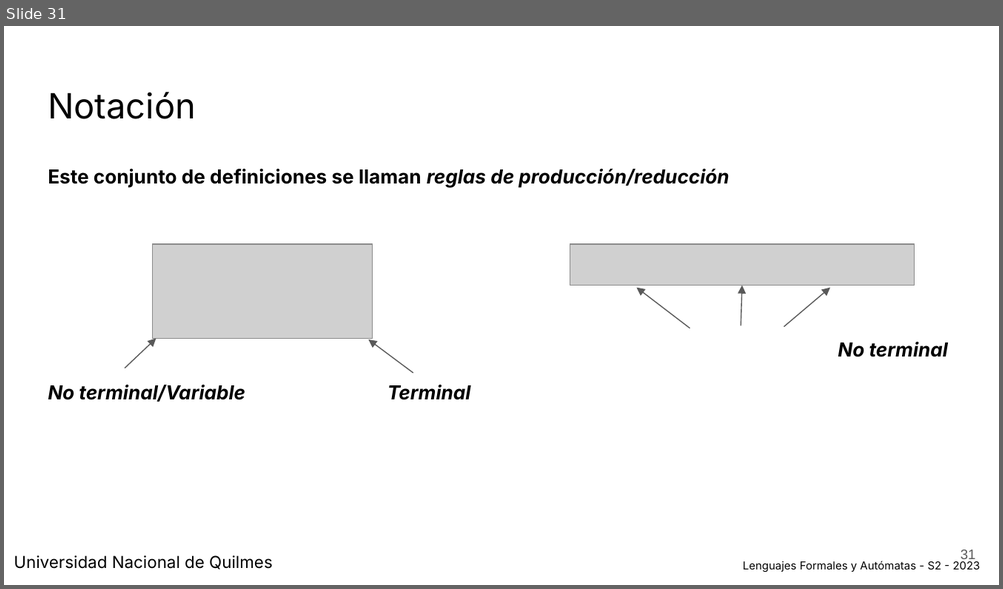
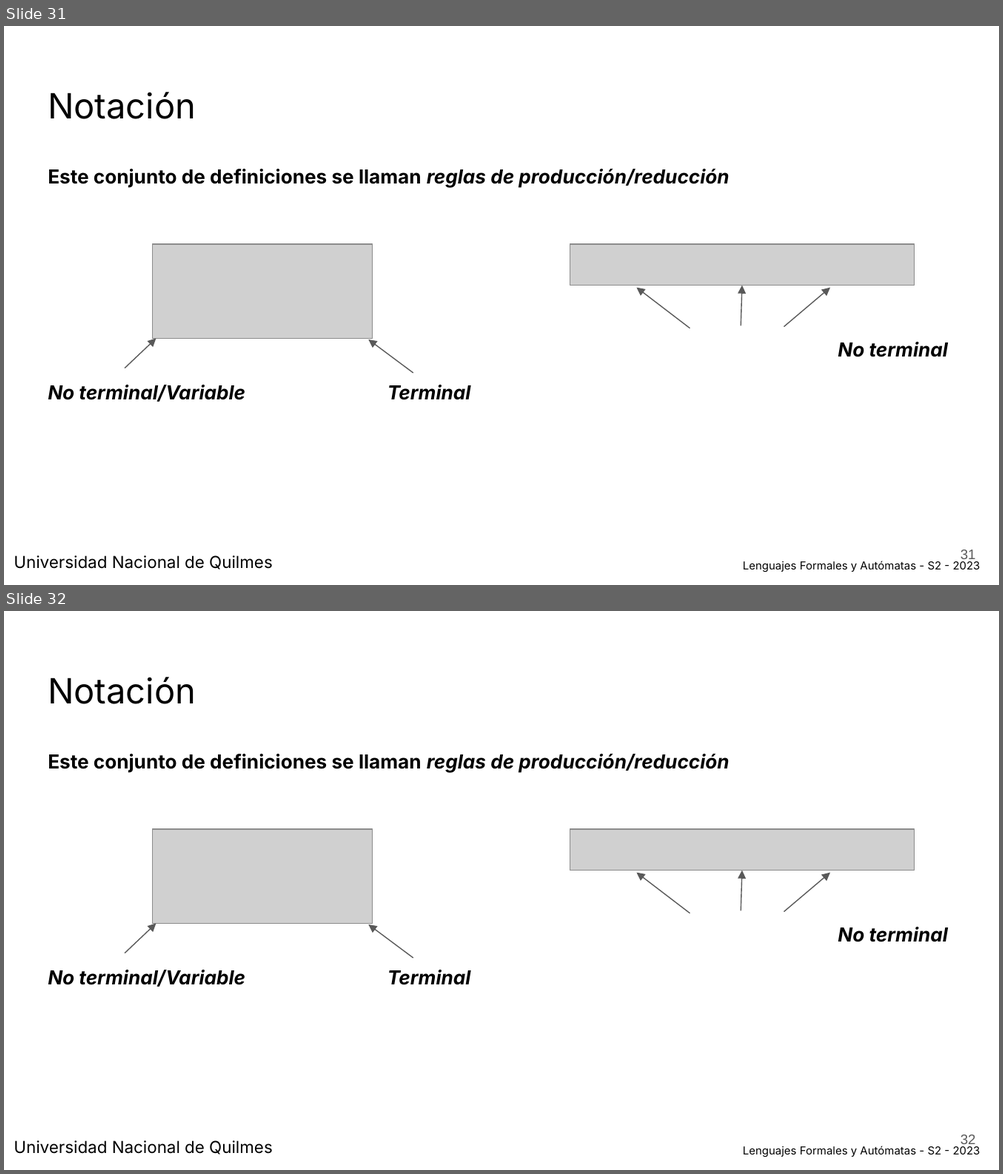
Before and after one commit to FedeLoch/LFA-UNQ-TEO, a slide deck: pptx/LFA T1 ( Intro ) - 2023 - S2.pptx. Shown one above the other, each under a label of ours: slide 31 before the commit, slides 31 and 32 after it. The pictures are 1003x589 and 1003x1174 pixels, drawn with LibreOffice and Linux fonts; fonts in the diff are those of the drawing; grey boxes stand for pictures. Boxes give left, top, right and bottom in pixels: in the first picture for what was removed or moved away, otherwise in the second. Text is boxed around its words. In the diff, an @@ line names an element or a change of style, - is before the commit and + after.

```diff
--- a/pptx/LFA T1 ( Intro ) - 2023 - S2.pptx
+++ b/pptx/LFA T1 ( Intro ) - 2023 - S2.pptx
@@ slide 32 added at [4, 611, 999, 1170], background #FFFFFF @@
@@ title added at [48, 677, 196, 704], 25.2 pt, text #000000 @@
+Notación
@@ text added at [48, 754, 948, 987], 14 pt, text #000000, bold, italic @@
+Este conjunto de definiciones se llaman reglas de producción/reducción
+No terminal
+No terminal/Variable Terminal
@@ picture added at [152, 830, 372, 924] @@
@@ picture added at [570, 830, 914, 871] @@
@@ arrow added from (689, 914) to (637, 872), #595959 0.75 pt @@
@@ arrow added from (741, 911) to (742, 871), #595959 0.75 pt @@
@@ arrow added from (784, 912) to (830, 872), #595959 0.75 pt @@
@@ arrow added from (125, 953) to (156, 923), #595959 0.75 pt @@
@@ arrow added from (412, 958) to (368, 925), #595959 0.75 pt @@
@@ subtitle added at [14, 1141, 273, 1155], 12 pt, text #000000 @@
+Universidad Nacional de Quilmes
@@ page number added at [960, 1135, 976, 1148], 10 pt, text #595959 @@
+32
@@ text added at [743, 1146, 980, 1158], 8 pt, text #000000 @@
+Lenguajes Formales y Autómatas - S2 - 2023
```
Also in this commit, not shown: 2 slides changed, 6 other files.
